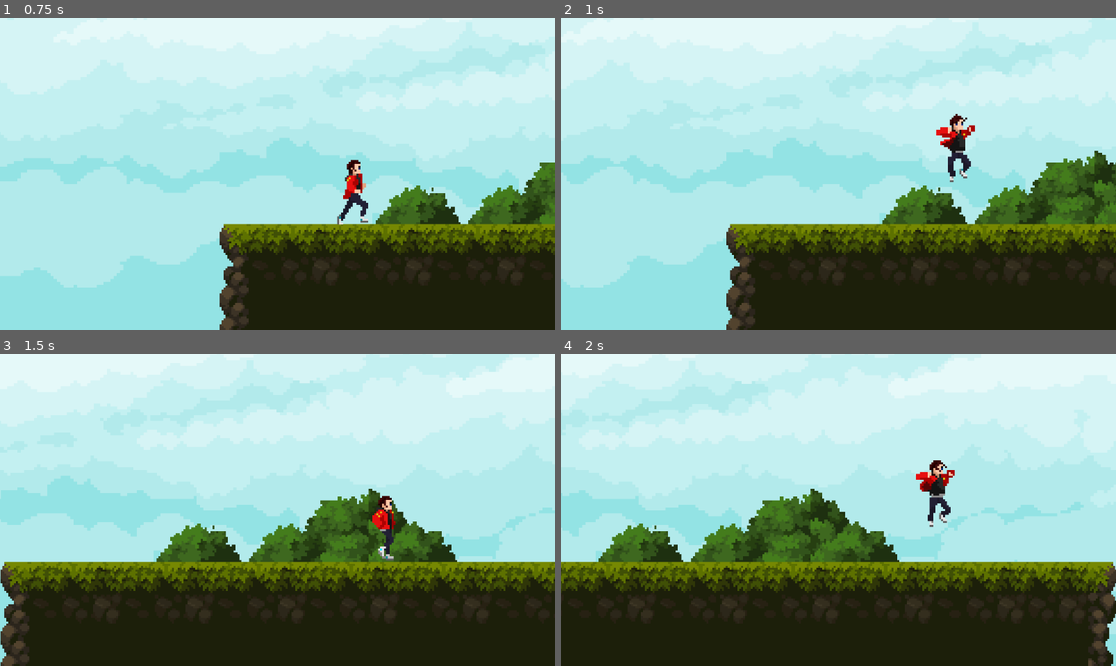
Above: before the commit, frames 1-4 (two rows, left to right).
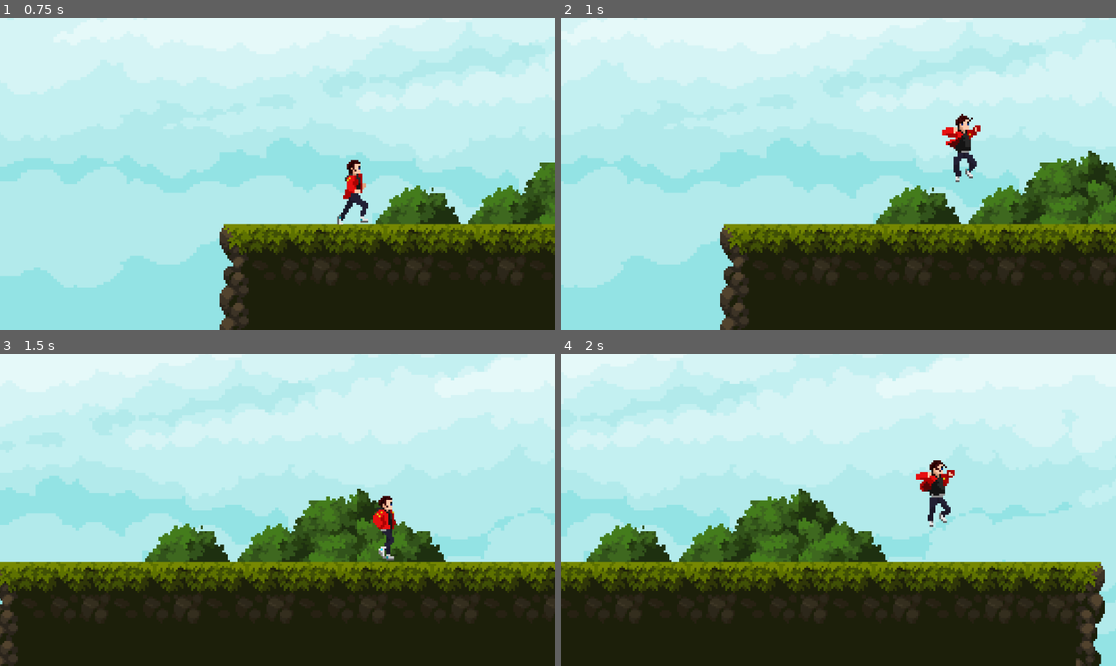
Above: after the commit, the same moments.

Repository: Chackal099/ProjetoPursuit
Game: Godot game, scene res://Levels/test_level.tscn
Two runs of this game, one before a commit and one after it. Both use one fixed random seed, a clock stepped at 60 frames per second and the inputs below.
Inputs:
- Up to frame 1 (0.75 s): hold D (right) from 0.53 s (still down); hold Shift (run) from 0.53 s (still down)
- Up to frame 2 (1 s): keep holding D (right); keep holding Shift (run); tap Space (jump) at 0.77 s; tap C (slide, bound only after the commit) at 0.8 s
- Up to frame 3 (1.5 s): keep holding D (right); release Shift (run) at 1.28 s; tap C (slide, bound only after the commit) at 1.35 s
- Up to frame 4 (2 s): keep holding D (right); tap Space (jump) at 1.52 s; tap Shift (run) at 1.55 s

Frame 1 is identical in both runs. In frame 2, 7.6% of the frame differs, in the area x 0-100%, y 7-100%; in frame 3, 9.9%; in frame 4, 10%, in the area x 0-100%, y 1-100%.

Commit message:
Slide Mechanic added
Added the slide mechanic for the character

Diff:
--- a/Character/player.gd
+++ b/Character/player.gd
@@ -4,6 +4,9 @@
 @export var RunSpeed : float = 200.0
 @export var WalkSpeed : float = 100.0
 @export var jump_velocity : float = -150.0
+@export var slide_standard : float = 300.0
+@export var slide_counter : float = 300.0
+@export var slide_friction : float = 5.0
 @export var double_jump_velocity : float = -100.0
 
 @onready var animated_sprite : AnimatedSprite2D = $AnimatedSprite2D
@@ -39,12 +42,24 @@
 
 	# Get the input direction and handle the movement/deceleration.
 	# As good practice, you should replace UI actions with custom gameplay actions.
-	direction = Input.get_vector("left", "right", "up", "down")
+	direction = Input.get_vector("left", "right", "up", "crouch")
 
+	#Dictates the machanics of movement
 	if direction:
+		#Walk Mechanics
 		velocity.x = direction.x * WalkSpeed
+		#Run Mechanics
 		if Input.is_action_pressed("run"):
 			velocity.x = direction.x * RunSpeed
+			#Slide when running Mechanics
+			if Input.is_action_pressed("slide"):
+				velocity.x = direction.x * slide_counter
+				if velocity.x != 0:
+					slide_counter -= slide_friction
+				else:
+					velocity.x = 0
+			elif Input.is_action_just_released("slide"):
+				slide_counter = slide_standard
 
 	else:
 		velocity.x = move_toward(velocity.x, 0, WalkSpeed)
@@ -52,6 +67,7 @@
 	update_animation()
 	move_and_slide()
 	update_facing_direction()
+	#showVel()
 
 func update_animation():
 	if not animation_locked:
@@ -60,6 +76,8 @@
 		else:
 			if direction.x != 0 && Input.is_action_pressed("run"):
 				animated_sprite.play("Run")
+				if direction.x != 0 && Input.is_action_pressed("slide"):
+					animated_sprite.play("Slide")
 			elif direction.x != 0:
 				animated_sprite.play("Walk")
 			else:
@@ -86,6 +104,9 @@
 	#animated_sprite.play("JumpEnd")
 	#animation_locked = true
 
+func showVel():
+	print(velocity.x)
+
 func _on_animated_sprite_2d_animation_finished():
 	if(["JumpStart", "JumpDouble"].has(animated_sprite.animation)):
 		animation_locked = false
--- a/Character/player2.tscn
+++ b/Character/player2.tscn
@@ -87,6 +87,10 @@
 atlas = ExtResource("1_s11c5")
 region = Rect2(960, 0, 64, 64)
 
+[sub_resource type="AtlasTexture" id="AtlasTexture_1ti14"]
+atlas = ExtResource("1_s11c5")
+region = Rect2(832, 32, 64, 32)
+
 [sub_resource type="AtlasTexture" id="AtlasTexture_m44ux"]
 atlas = ExtResource("1_s11c5")
 region = Rect2(256, 0, 64, 64)
@@ -113,6 +117,11 @@
 
 [sub_resource type="SpriteFrames" id="SpriteFrames_ehi3x"]
 animations = [{
+"frames": [],
+"loop": true,
+"name": &"Crouch",
+"speed": 5.0
+}, {
 "frames": [{
 "duration": 1.0,
 "texture": SubResource("AtlasTexture_vi05e")
@@ -197,6 +206,20 @@
 "loop": true,
 "name": &"Run",
 "speed": 10.0
+}, {
+"frames": [{
+"duration": 1.0,
+"texture": SubResource("AtlasTexture_1ti14")
+}, {
+"duration": 1.0,
+"texture": SubResource("AtlasTexture_1ti14")
+}, {
+"duration": 1.0,
+"texture": SubResource("AtlasTexture_1ti14")
+}],
+"loop": false,
+"name": &"Slide",
+"speed": 5.0
 }, {
 "frames": [{
 "duration": 1.0,
@@ -233,7 +256,9 @@
 position = Vector2(0, 3)
 scale = Vector2(1, 1.01563)
 sprite_frames = SubResource("SpriteFrames_ehi3x")
-animation = &"Run"
+animation = &"Slide"
 autoplay = "Idle"
+frame = 2
+frame_progress = 1.0
 
 [connection signal="animation_finished" from="AnimatedSprite2D" to="." method="_on_animated_sprite_2d_animation_finished"]
--- a/project.godot
+++ b/project.godot
@@ -27,7 +27,7 @@
 , Object(InputEventJoypadButton,"resource_local_to_scene":false,"resource_name":"","device":-1,"button_index":11,"pressure":0.0,"pressed":true,"script":null)
 ]
 }
-down={
+crouch={
 "deadzone": 0.5,
 "events": [Object(InputEventKey,"resource_local_to_scene":false,"resource_name":"","device":-1,"window_id":0,"alt_pressed":false,"shift_pressed":false,"ctrl_pressed":false,"meta_pressed":false,"pressed":false,"keycode":0,"physical_keycode":83,"key_label":0,"unicode":115,"echo":false,"script":null)
 , Object(InputEventJoypadButton,"resource_local_to_scene":false,"resource_name":"","device":-1,"button_index":12,"pressure":0.0,"pressed":true,"script":null)
@@ -56,6 +56,11 @@
 "events": [Object(InputEventKey,"resource_local_to_scene":false,"resource_name":"","device":-1,"window_id":0,"alt_press …(182 unchanged characters)…
 ]
 }
+slide={
+"deadzone": 0.5,
+"events": [Object(InputEventKey,"resource_local_to_scene":false,"resource_name":"","device":-1,"window_id":0,"alt_pressed":false,"shift_pressed":false,"ctrl_pressed":false,"meta_pressed":false,"pressed":false,"keycode":0,"physical_keycode":67,"key_label":0,"unicode":99,"echo":false,"script":null)
+]
+}
 
 [physics]
 
Not shown: 1 places in Character/player2.tscn that only renumber resources
